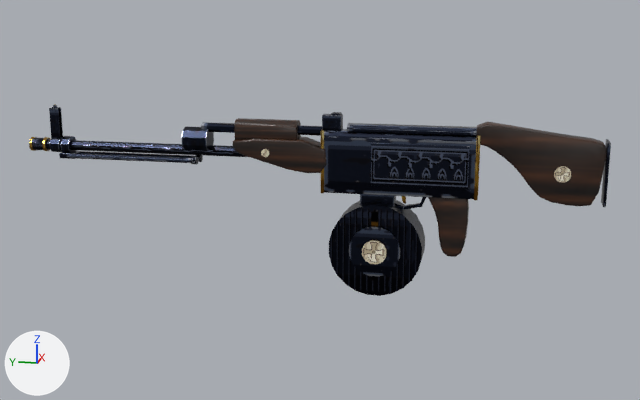
Before and after pictures for a commit that changed the glTF model assets/models/gun/hmg_drum_base.glb.
Before and after are seen from a 50 mm lens placed at (-1.5, -0.031, 0.353), pointed at (0.006, 0.27, -0.023). The axes (+X, +Y, +Z) are drawn at lower left. The lights are the same throughout. The first picture is the older version. Where no turn or scale is listed for an object, it has been applied to the vertices. Vertices at exactly the same position are counted once.

Objects in the first picture: 'furniture', 'magazine', 'receiver'.
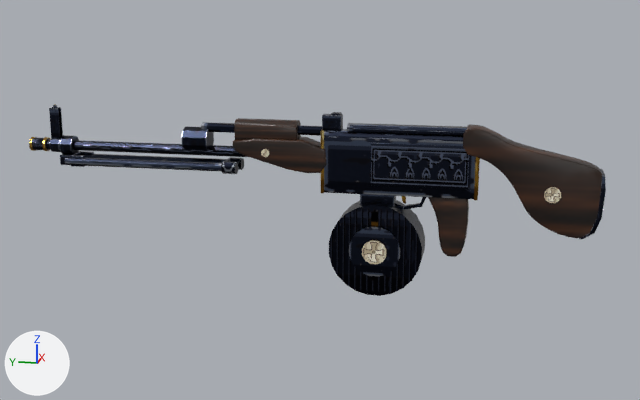
Edits to the scene script, one JSON object a line:
```json
{"block": "me_furniture", "where": "# used by ob_furniture; location = (0.0, 0.0, 0.0)"}
{"op": "remove", "block": "me_furniture", "code": "me_furniture.from_pydata(...)  # 476 vertices, 916 faces; spans x -0.023..0.023, y -0.215..0.422, z -0.109..0.125"}
{"op": "add", "block": "me_furniture", "code": "me_furniture.from_pydata(...)  # 750 vertices, 1464 faces; spans x -0.029..0.029, y -0.212..0.422, z -0.109..0.118"}
{"block": "me_furniture", "change": "me_furniture part 1: the loose piece of 24 vertices spanning x -0.019..-0.017, y -0.156..-0.129, z 0.032..0.059 is moved by (-0.01, 0.014, -0.034)"}
{"block": "me_furniture", "change": "me_furniture part 2: the loose piece of 164 vertices spanning x -0.018..0.018, y -0.209..0.0, z -0.008..0.125 is rebuilt with 414 vertices and now spans x -0.027..0.027, y -0.208..0.022, z -0.062..0.118"}
{"block": "me_furniture", "change": "me_furniture part 3: a new loose piece of 40 vertices spanning x -0.022..0.022, y -0.212..-0.176, z -0.062..0.049, in mat_hmg_drum_base (picture img_hmg_drum_base_albedo)"}
{"block": "me_furniture", "change": "me_furniture part 4"}
{"block": "me_furniture", "change": "16 vertices are removed from x -0.018..0.018, y -0.215..-0.21, z -0.007..0.101"}
{"block": "me_furniture", "change": "28 faces are deleted"}
{"block": "me_furniture", "change": "other edits to the shape of me_furniture do not show in these pictures"}
{"block": "me_receiver", "where": "# used by ob_receiver; location = (0.0, 0.0, 0.0)"}
{"op": "remove", "block": "me_receiver", "code": "me_receiver.from_pydata(...)  # 574 vertices, 1048 faces; spans x -0.021..0.021, y -0.006..0.816, z -0.031..0.135"}
{"op": "add", "block": "me_receiver", "code": "me_receiver.from_pydata(...)  # 630 vertices, 1148 faces; spans x -0.029..0.029, y -0.006..0.816, z -0.031..0.135"}
{"block": "me_receiver", "change": "me_receiver part 5: a new loose piece of 16 vertices spanning x -0.023..-0.015, y 0.705..0.73, z 0.025..0.045, in mat_hmg_drum_base (picture img_hmg_drum_base_albedo)"}
{"block": "me_receiver", "change": "me_receiver part 6: a new loose piece of 16 vertices spanning x 0.015..0.023, y 0.705..0.73, z 0.025..0.045, in mat_hmg_drum_base (picture img_hmg_drum_base_albedo)"}
{"block": "me_receiver", "change": "me_receiver part 7"}
{"block": "me_receiver", "change": "9 vertices are removed from x -0.015..0.015, y 0.726..0.755, z 0.038..0.047"}
{"block": "me_receiver", "change": "44 faces are deleted"}
{"block": "me_receiver", "change": "89 vertices move from x -0.018..0.018, y 0.49..0.755, z 0.036..0.077 to x -0.029..0.029, y 0.415..0.752, z 0.024..0.078"}
{"block": "me_receiver", "change": "9 vertices are added at x -0.026..0.026, y 0.729..0.75, z 0.027..0.045"}
{"block": "me_receiver", "change": "44 new faces join them"}
{"block": "me_receiver", "change": "other edits to the shape of me_receiver do not show in these pictures"}
```

Location of each change, [x1, y1, x2, y2] in pixels of the pictures (640 x 400 px; the box of a moved part takes in the faces that stretch with it):
```json
{"object": "furniture", "change": "reshaped", "before": [233, 118, 611, 257], "after": [233, 118, 606, 257]}
{"part": 1, "of": "me_furniture", "change": "moved or reshaped", "before": [554, 166, 571, 183], "after": [544, 187, 561, 203]}
{"part": 2, "of": "me_furniture", "change": "rebuilt", "before": [476, 122, 607, 206], "after": [463, 124, 602, 238], "on screen": "6% wider, 35% taller"}
{"part": 3, "of": "me_furniture", "change": "added", "after": [579, 169, 606, 239]}
{"part": 4, "of": "me_furniture", "change": "deleted", "before": [601, 139, 611, 207]}
{"part": 5, "of": "me_receiver", "change": "added", "after": [70, 155, 85, 167]}
{"part": 6, "of": "me_receiver", "change": "added", "after": [80, 151, 94, 155]}
{"part": 7, "of": "me_receiver", "change": "moved or reshaped", "before": [59, 136, 203, 164], "after": [60, 135, 244, 174]}
```
